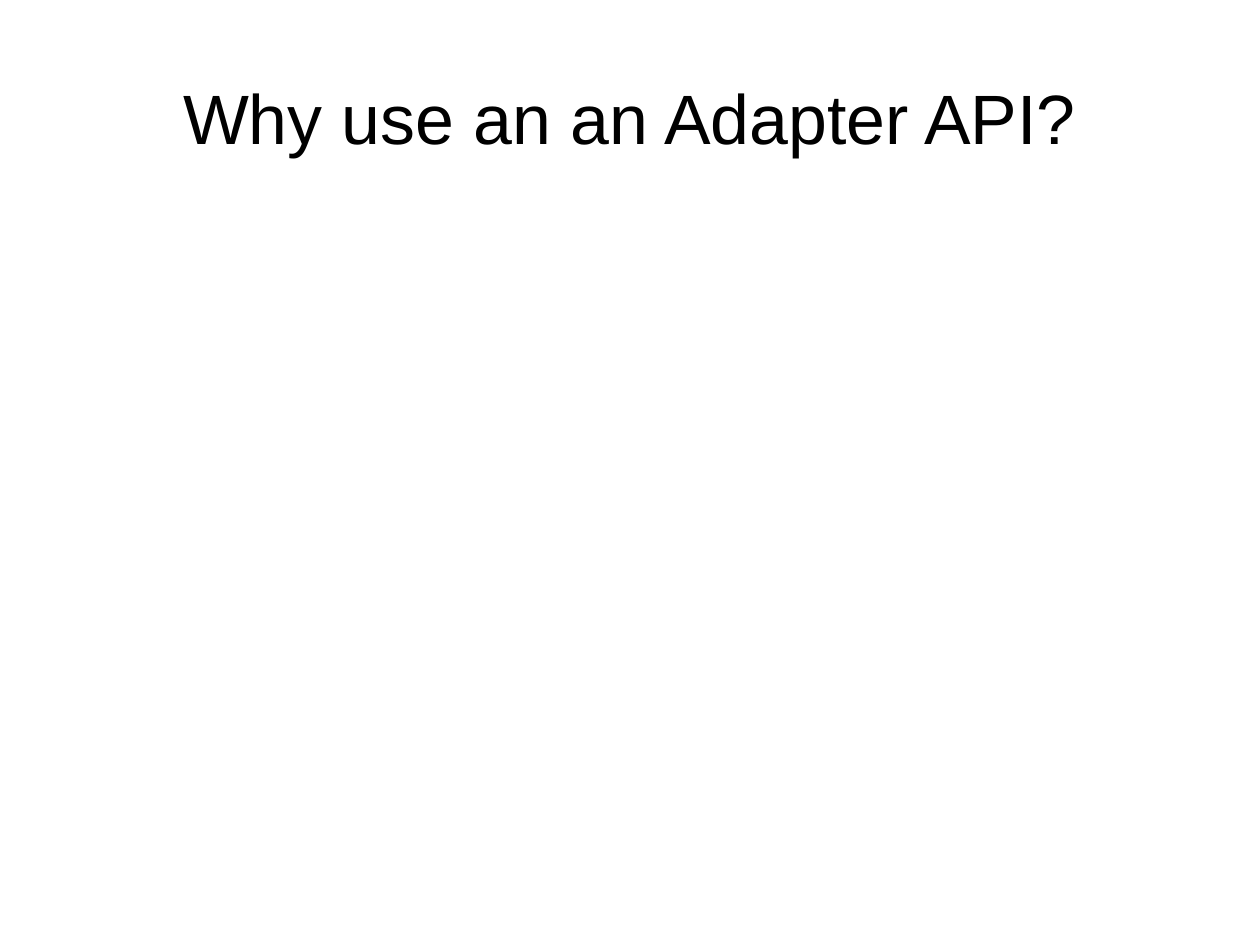
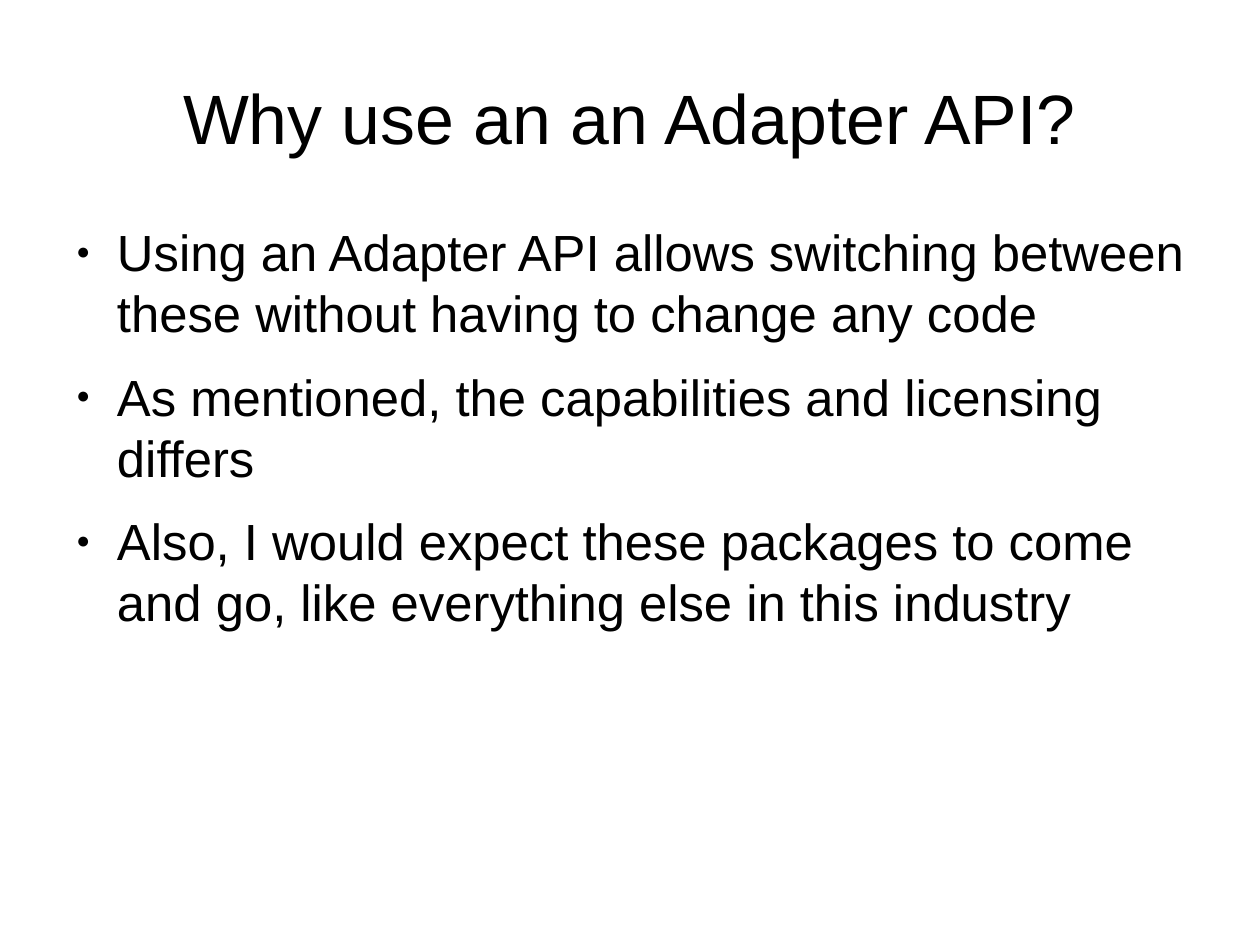
Before and after one commit to tomwhartung/jmws_accoutrements, a slide deck: slide 4 of presentations/2015_08-FRPUG/Device_Detection_PHP.odp. Drawn at 1260x945 pixels with LibreOffice and Linux fonts; fonts in the diff are those of the drawing. Boxes give left, top, right and bottom in pixels: in the first picture for what was removed or moved away, otherwise in the second. Text is boxed around its words. In the diff, an @@ line names an element or a change of style, - is before the commit and + after.

```diff
--- a/presentations/2015_08-FRPUG/Device_Detection_PHP.odp
+++ b/presentations/2015_08-FRPUG/Device_Detection_PHP.odp
@@ text added at (117, 234, 1184, 632), 32 pt, text #000000 @@
+● Using an Adapter API allows switching between these without having to change any code
+● As mentioned, the capabilities and licensing differs
+● Also, I would expect these packages to come and go, like everything else in this industry
```
Also in this commit, not shown: 2 other slides changed, 1 slide added.
